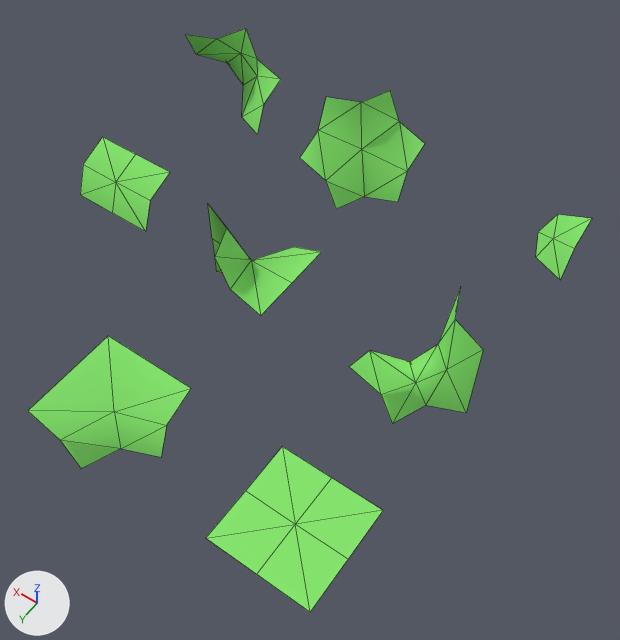
Two versions of the Blender file datas/meshes/chunck-parts-lod-1.blend, one commit apart.
Rendered twice from a camera (50 mm lens) standing at (-1.79, 6.31, 6.34) and looking at (1.26, 2.04, -0.36). Every picture has the same lights, and +X, +Y and +Z are marked at lower left. Mesh edges are drawn as thin lines.

In view in the first picture: '10000000', '10000100', '10101000', '10110010', '11000000', '11100000', '11100100', '11110000'.
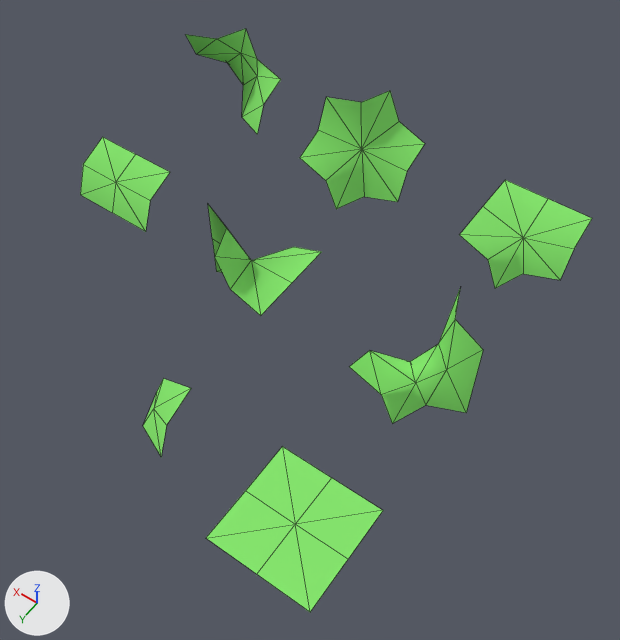
Where the change shows, as pixel boxes (x1, y1, x2, y2) in the pictures (620 x 640 px):
'11100000', reshaped, moved (19% narrower, 19% shorter)
    before: (28, 336, 191, 469)
    after: (460, 180, 592, 288)

The change, as a diff of the scene's bpy script:
```diff
--- a/datas/meshes/chunck-parts-lod-1.blend.py
+++ b/datas/meshes/chunck-parts-lod-1.blend.py
@@ me_11100000 @@
 me_11100000.from_pydata(...)  # 9 vertices, 8 faces; spans x -0.5..0.5, y -0.5..0.5, z -0.5..0.0
 # used by ob_11100000; location = (2.0, 4.0, 0.0)
 # verts and faces of me_11100000; kept vertices keep their numbers, new ones are numbered from 9
 # before: 0 (0.0, 0.0, -0.198) at pixel (114, 411), 1 (-0.146, 0.146, -0.5) at pixel (120, 448), 2 (0.146, 0.5, -0.146) at pixel (60, 440), 3 (0.0, 0.5, -0.5) at pixel (81, 468), 4 (0.5, -0.5, 0.0) at pixel (108, 335)
 # before: 5 (-0.5, -0.146, -0.146) at pixel (166, 425), 6 (-0.5, 0.0, -0.5) at pixel (161, 457), 7 (-0.5, -0.5, 0.0) at pixel (191, 388), 8 (0.5, 0.5, 0.0) at pixel (27, 410)
+# me_11100000 part 1
+delete_faces([(1, 6, 5), (0, 7, 4), (0, 2, 1), (0, 4, 8), (1, 2, 3), (0, 1, 5)])
+verts[0] = (0.0, 0.0, -0.163)  # moved, pixel (523, 237)
+verts[9] = (0.0, -0.5, 0.0)  # pixel (548, 198)
+verts[10] = (0.5, 0.0, 0.0)  # pixel (482, 206)
+faces += [(0, 1, 6), (0, 7, 9), (0, 2, 3), (0, 10, 8), (0, 3, 1), (0, 6, 5)]
+faces += [(0, 9, 4), (0, 4, 10)]
 me_11100000.materials.append(mat_green)
@@ ob_11100000 @@
 ob_11100000 = bpy.data.objects.new('11100000', me_11100000)
-ob_11100000.location = (2.0, 4.0, 0.0)
+ob_11100000.location = (0.0, 0.0, 0.0)
```
